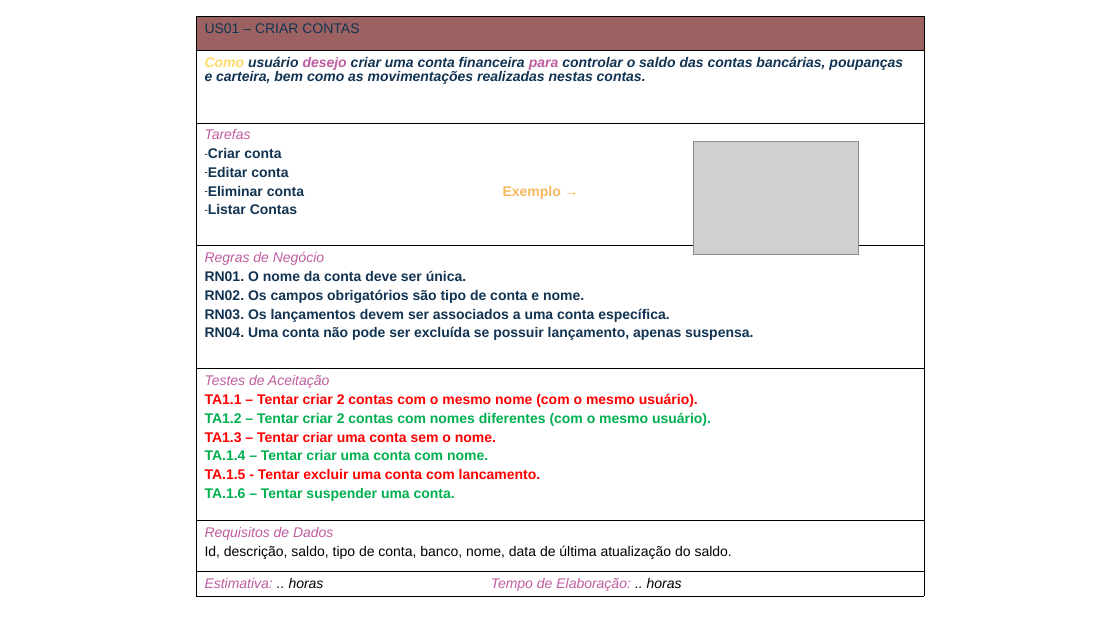
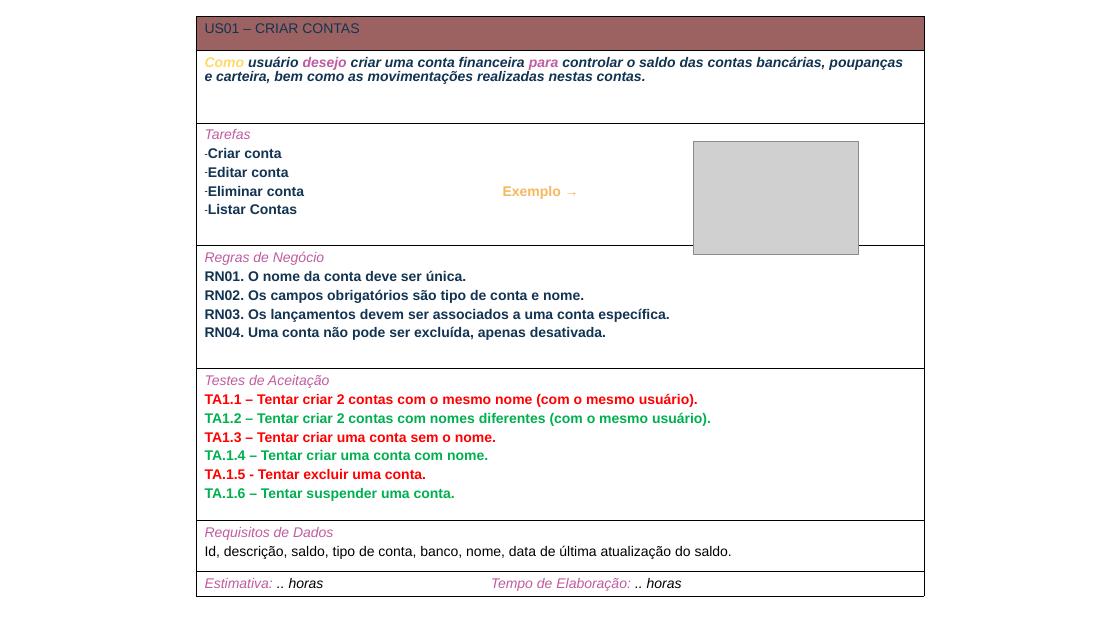
Before and after one commit to evertonschuster/GestaoFinancaPessoal, a slide deck: slide 1 of GestaoFinancaPessoal/GestaoFinancaPessoal/Documentos/525/Apresentação1.pptx. Drawn at 1120x630 pixels with LibreOffice and Linux fonts; fonts in the diff are those of the drawing; grey boxes stand for pictures. Boxes give left, top, right and bottom in pixels: in the first picture for what was removed or moved away, otherwise in the second. Text is boxed around its words. In the diff, an @@ line names an element or a change of style, - is before the commit and + after.

```diff
--- a/GestaoFinancaPessoal/GestaoFinancaPessoal/Documentos/525/Apresentação1.pptx
+++ b/GestaoFinancaPessoal/GestaoFinancaPessoal/Documentos/525/Apresentação1.pptx
@@ table at [197, 17, 924, 613] @@
-row 4, column 1: Regras de Negócio / RN01. O nome da conta deve ser única. / RN02. Os campos obrigatórios são tipo de conta e nome. / RN03. Os lançamentos devem ser associados a uma conta específica. / RN04. Uma conta não pode ser excluída se possuir lançamento, apenas suspensa.
+row 4, column 1: Regras de Negócio / RN01. O nome da conta deve ser única. / RN02. Os campos obrigatórios são tipo de conta e nome. / RN03. Os lançamentos devem ser associados a uma conta específica. / RN04. Uma conta não pode ser excluída, apenas desativada.
-row 5, column 1: Testes de Aceitação / TA1.1 – Tentar criar 2 contas com o mesmo nome (com o mesmo usuário). / TA1.2 – Tentar criar 2 contas com nomes diferentes (com o mesmo usuário). / TA1.3 – Tentar criar uma conta sem o nome. / TA.1.4 – Tentar criar uma conta com nome. / TA.1.5 - Tentar excluir uma conta com lancamento. / TA.1.6 – Tentar suspender uma conta.
+row 5, column 1: Testes de Aceitação / TA1.1 – Tentar criar 2 contas com o mesmo nome (com o mesmo usuário). / TA1.2 – Tentar criar 2 contas com nomes diferentes (com o mesmo usuário). / TA1.3 – Tentar criar uma conta sem o nome. / TA.1.4 – Tentar criar uma conta com nome. / TA.1.5 - Tentar excluir uma conta. / TA.1.6 – Tentar suspender uma conta.
```
Also in this commit, not shown: 1 other slide changed, 3 other files.
